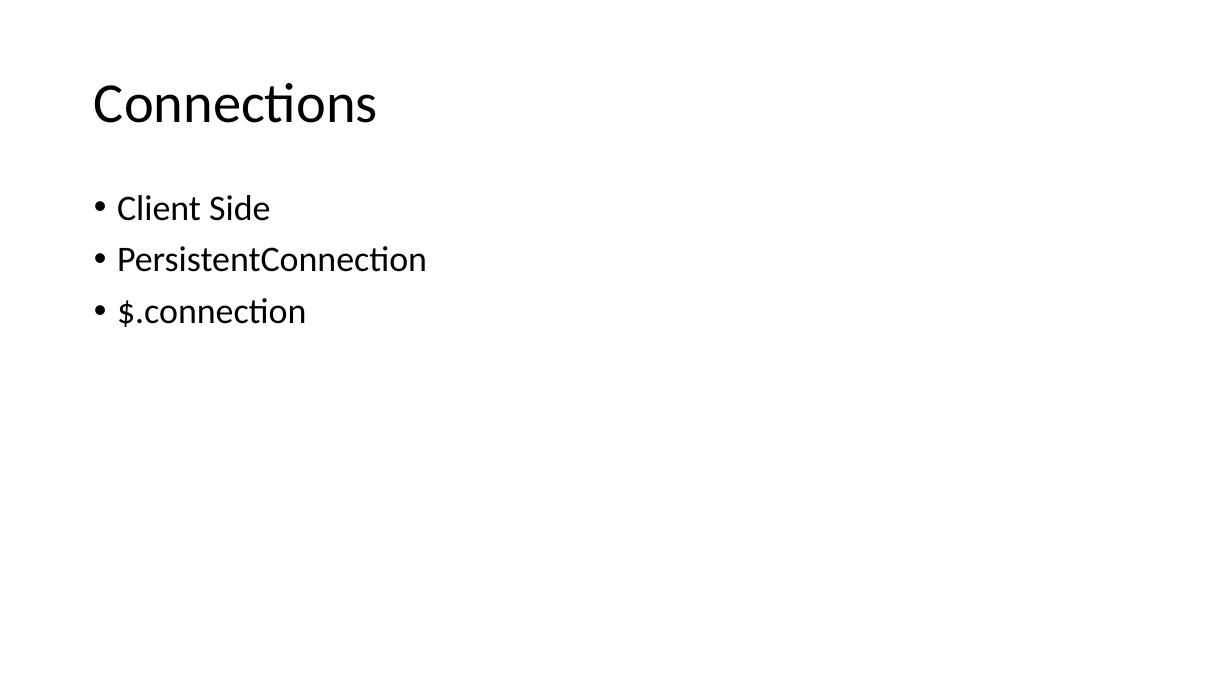
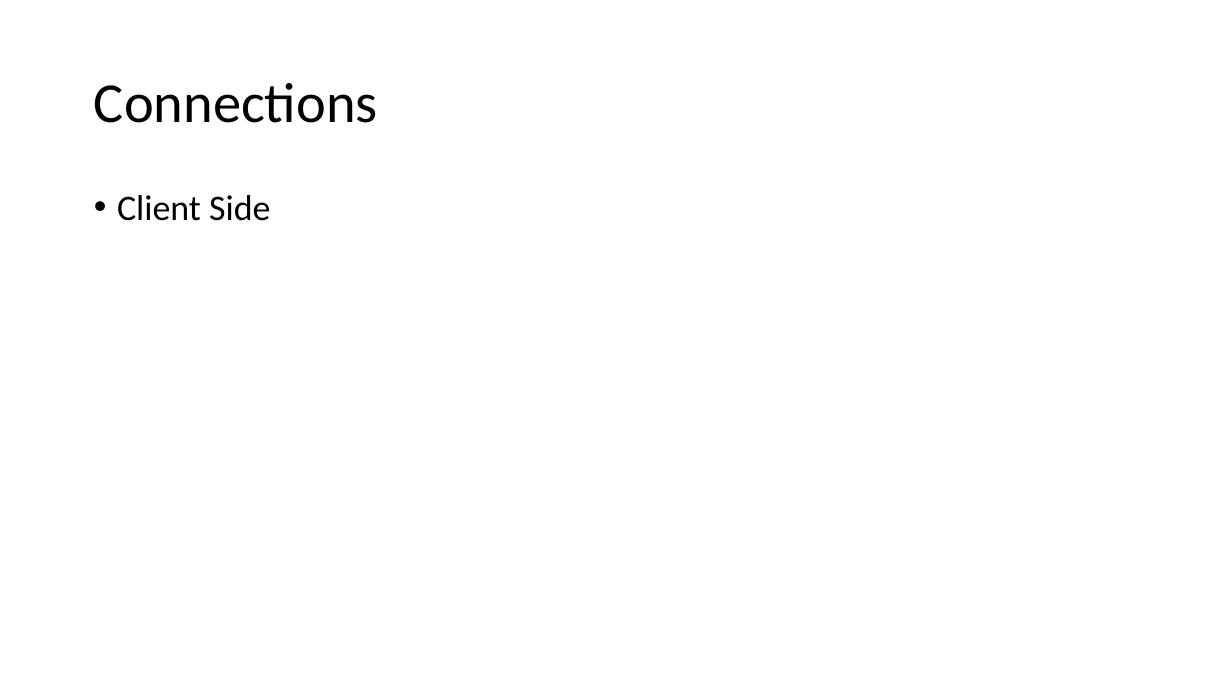
Before and after one commit to BionStt/presentations-2, a slide deck: slide 25 of Build Real Time Software with SignalR.pptx (slide 26 before the commit). Drawn at 1232x693 pixels with LibreOffice and Linux fonts; fonts in the diff are those of the drawing. Boxes give left, top, right and bottom in pixels: in the first picture for what was removed or moved away, otherwise in the second. Text is boxed around its words. In the diff, an @@ line names an element or a change of style, - is before the commit and + after.

```diff
--- a/Build Real Time Software with SignalR.pptx
+++ b/Build Real Time Software with SignalR.pptx
@@ text at box(117, 246, 427, 327): paragraphs removed @@
-• PersistentConnection
-• $.connection
```
Also in this commit, not shown: 11 other slides changed, 6 slides added, 6 slides removed.
